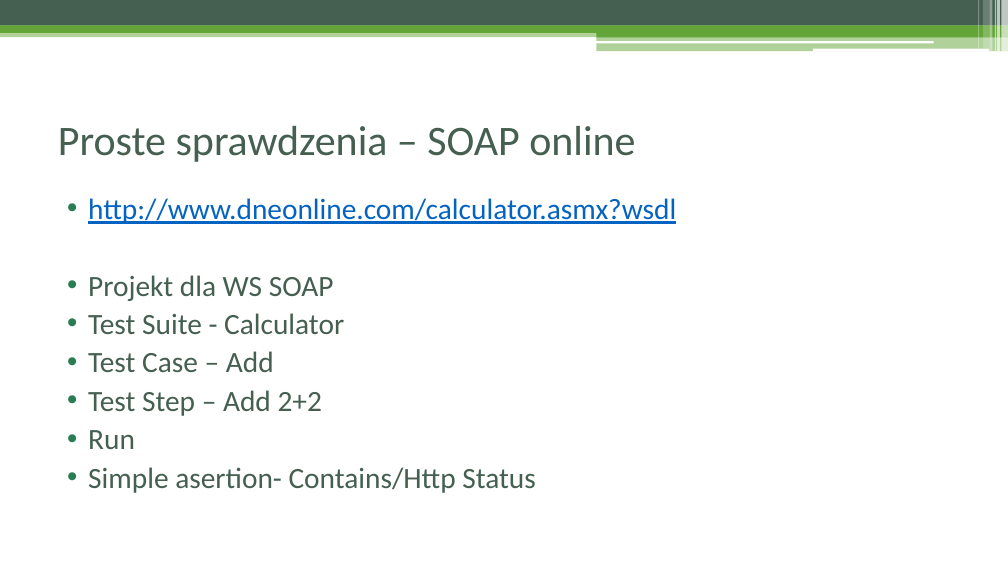
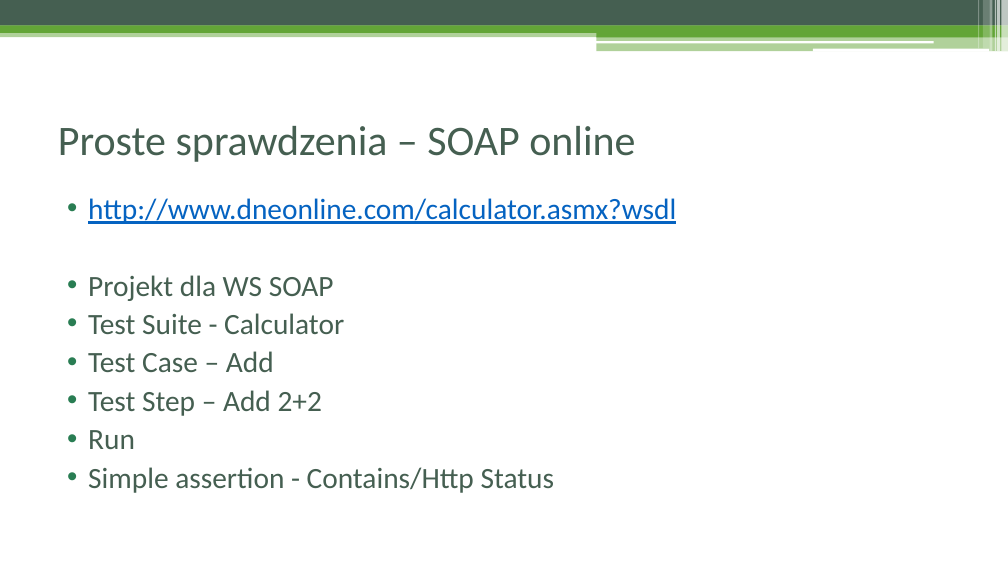
Before and after one commit to czyzyk29/SoapUI_Workshop, a slide deck: slide 22 of Warsztat_soapUI.pptx. Drawn at 1008x567 pixels with LibreOffice and Linux fonts; fonts in the diff are those of the drawing. Boxes give left, top, right and bottom in pixels: in the first picture for what was removed or moved away, otherwise in the second. Text is boxed around its words. In the diff, an @@ line names an element or a change of style, - is before the commit and + after.

```diff
--- a/Warsztat_soapUI.pptx
+++ b/Warsztat_soapUI.pptx
@@ text at bbox=[88, 467, 555, 493]: text changed @@
-• Simple asertion- Contains/Http Status
+• Simple assertion - Contains/Http Status
```
Also in this commit, not shown: 15 other slides changed, 2 slides added, 10 other files.
